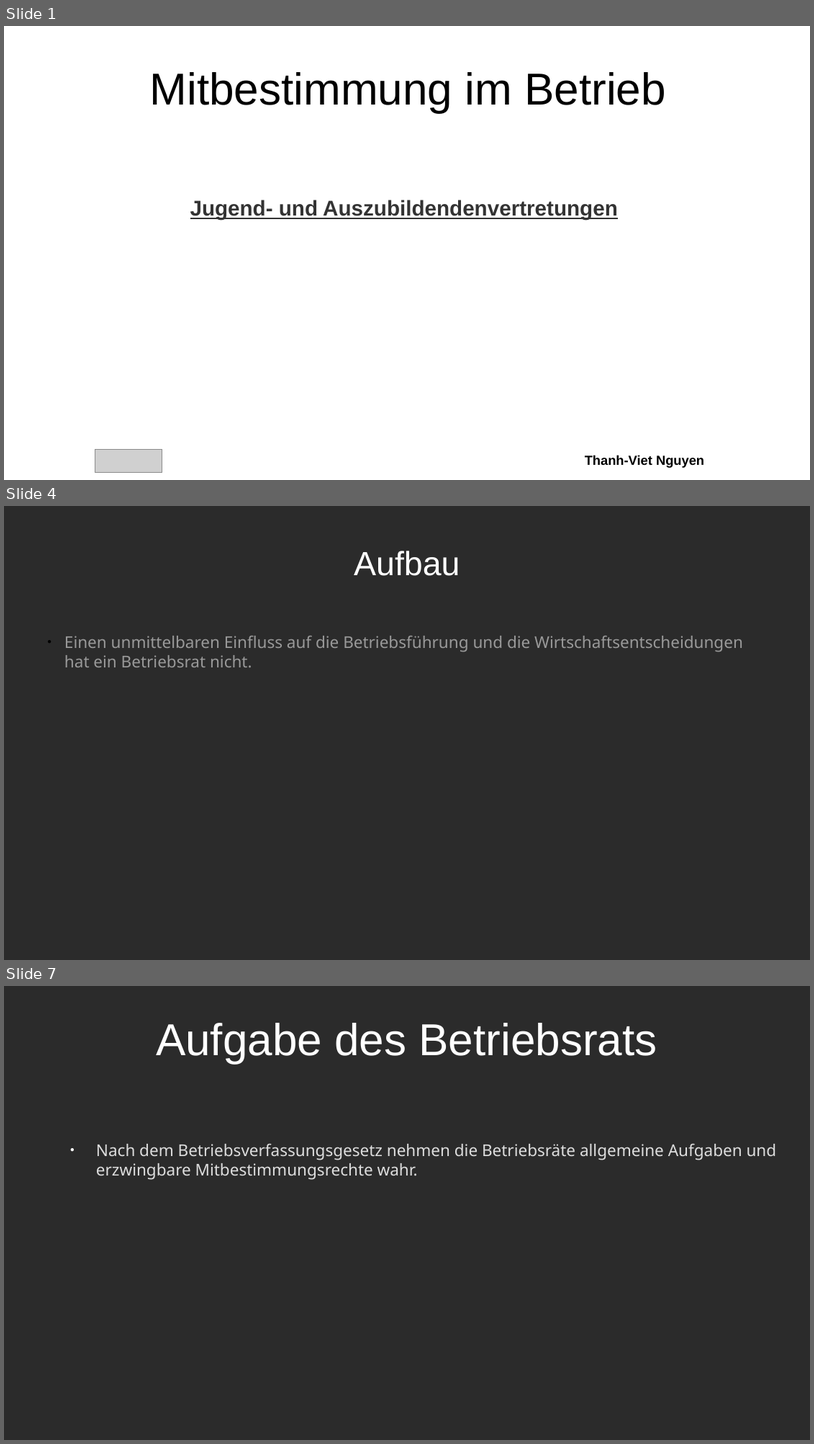
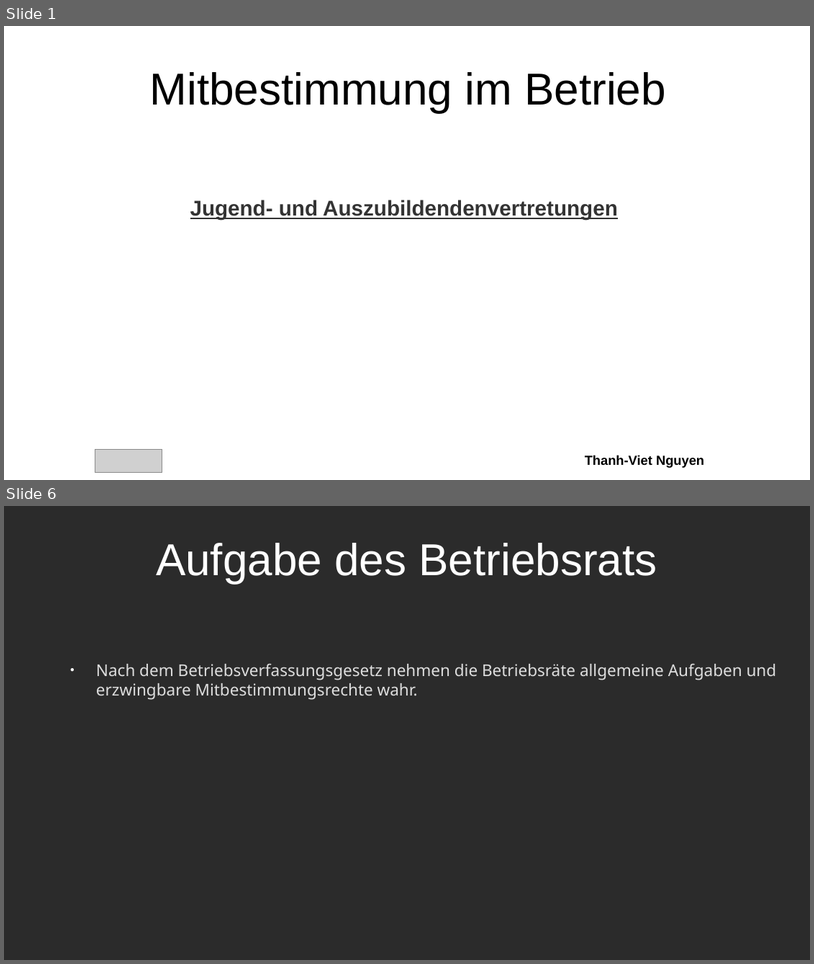
Before and after one commit to Quanterm/Mitbestimmung-im-Betrieb, a slide deck: Jugend- und Auszubildendenvertretungen.odp. Shown one above the other, each under a label of ours: slides 1, 4 and 7 before the commit, slides 1 and 6 after it; the slides between them are not shown. The pictures are 814x1444 and 814x964 pixels, drawn with LibreOffice and Linux fonts; fonts in the diff are those of the drawing; grey boxes stand for pictures; background and template pictures are left out; a plain dark background stands for a picture behind light text. Boxes give left, top, right and bottom in pixels: in the first picture for what was removed or moved away, otherwise in the second. Text is boxed around its words. In the diff, an @@ line names an element or a change of style, - is before the commit and + after.

```diff
--- a/Jugend- und Auszubildendenvertretungen.odp
+++ b/Jugend- und Auszubildendenvertretungen.odp
@@ slide 4 removed at <box>4,506,810,960</box>, background picture (left out) @@
@@ title removed at <box>354,551,460,576</box> @@
-Aufbau
@@ text removed at <box>64,636,743,667</box> @@
-● Einen unmittelbaren Einfluss auf die Betriebsführung und die Wirtschaftsentscheidungen hat ein Betriebsrat nicht.
@@ what was slide 7 is now slide 6 @@
```
Also in this commit, not shown: 3 slides changed, 2 slides added, 3 other slides removed, 1 other file.
